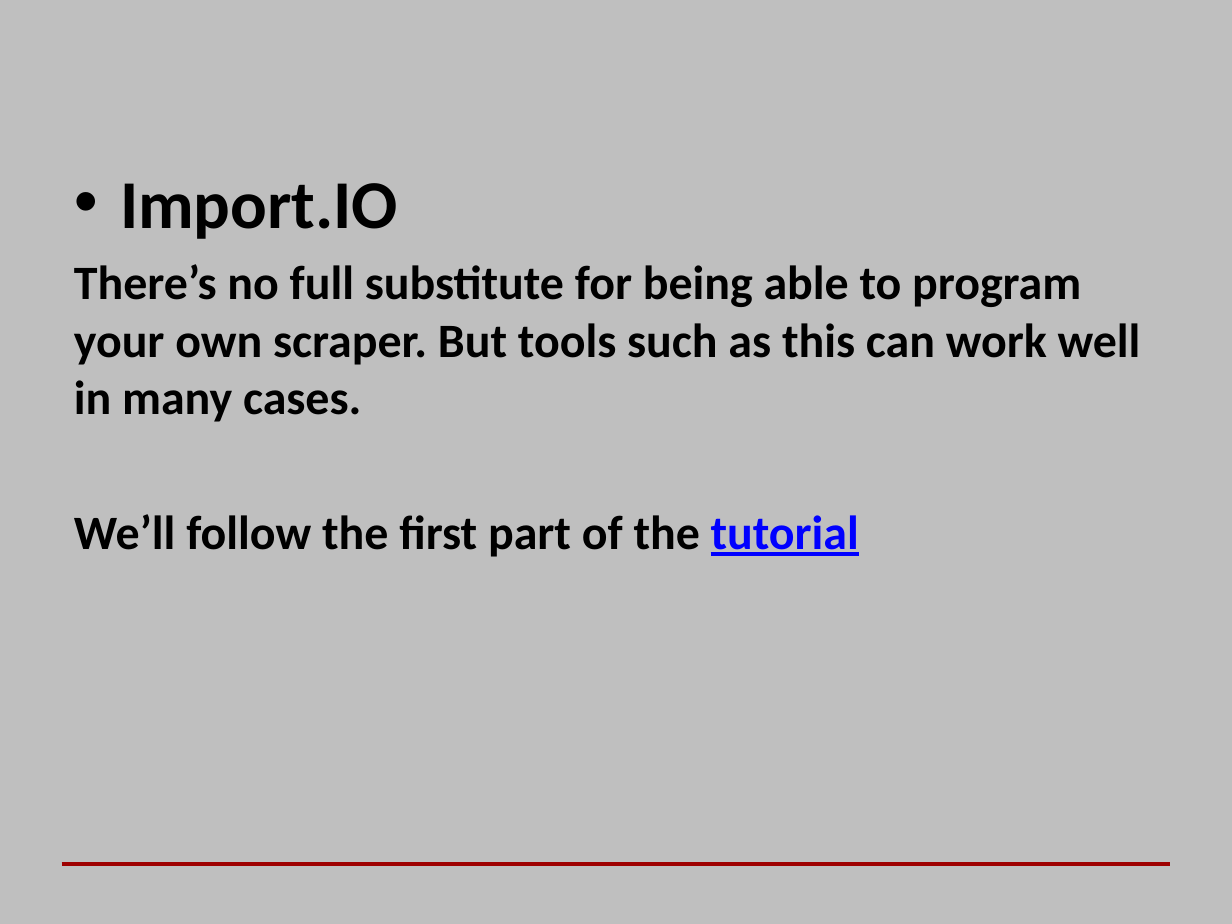
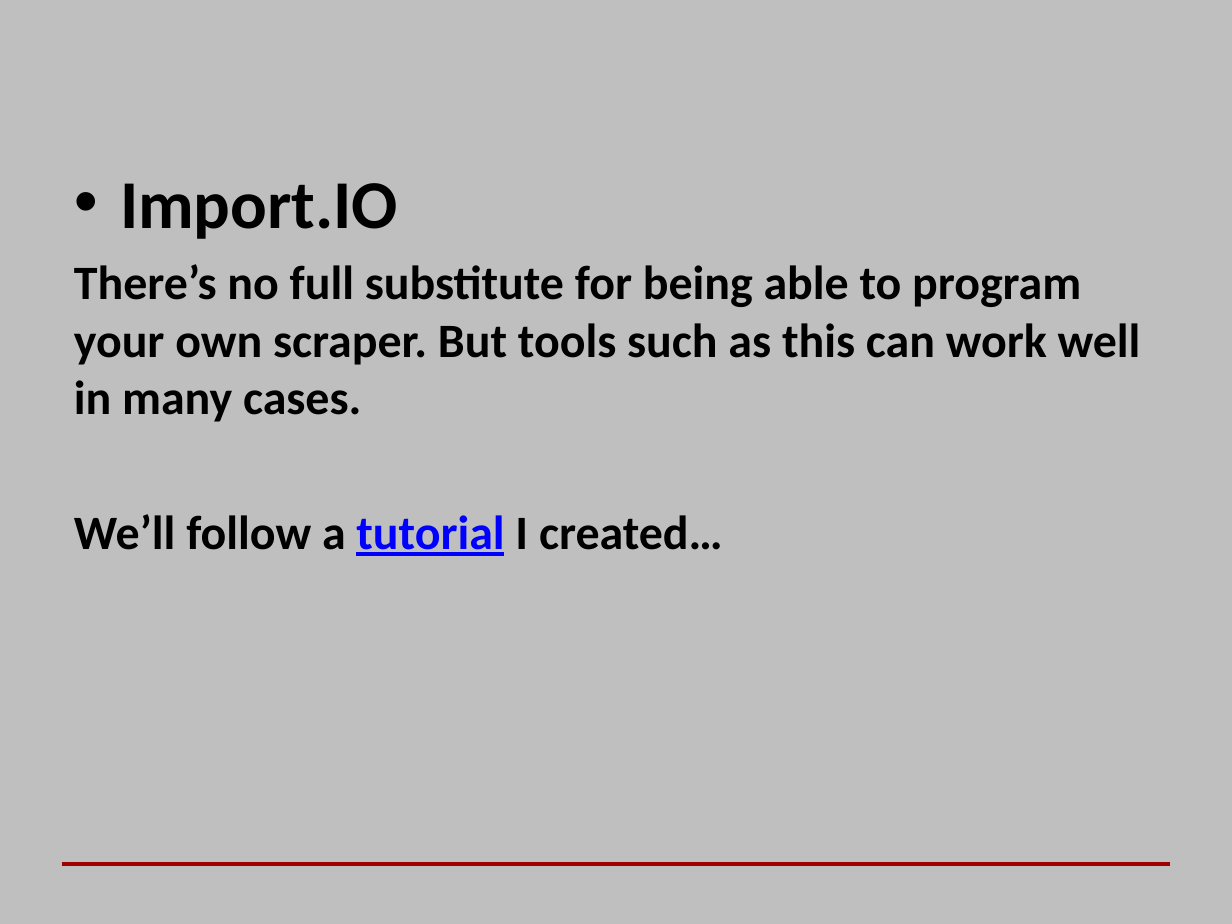
Before and after one commit to gebelo/nicar2016, a slide deck: slide 15 of scraping.pptx. Drawn at 1232x924 pixels with LibreOffice and Linux fonts; fonts in the diff are those of the drawing. Boxes give left, top, right and bottom in pixels: in the first picture for what was removed or moved away, otherwise in the second. Text is boxed around its words. In the diff, an @@ line names an element or a change of style, - is before the commit and + after.

```diff
--- a/scraping.pptx
+++ b/scraping.pptx
@@ text at box(74, 514, 723, 556): text changed @@
-We’ll follow the first part of the tutorial
+We’ll follow a tutorial I created…
```
Also in this commit, not shown: 5 other files.
